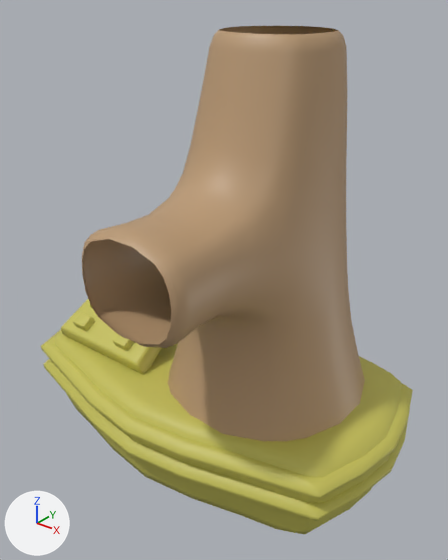
Before and after pictures for a commit that changed the FBX model Assets/Meshes/Appliances/Appliances_Slicer.fbx.
The view is the same before and after, from a 50 mm camera at (1.265, -1.535, 1.597) aimed at (0.078, -0.051, 0.677). The lights are fixed; the arrows at lower left show +X, +Y and +Z. Both versions are drawn at full value of the shape key 'Right' of 'Base'; the numbers are the values there.

Names of what the first picture shows: 'Base', 'Glass', 'Left_Button', 'Right_Button'.
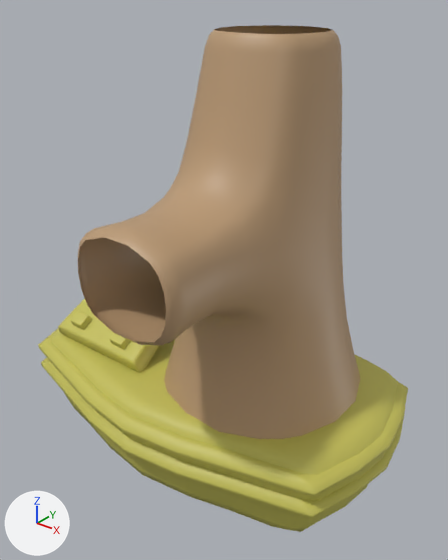
ob_slicer is not drawn itself; it is the parent of ob_fan_01, ob_bottomblade, ob_fan_02, ob_topblade, ob_glass, ob_right_button, ob_left_button, ob_base.

Patch to the scene script:
```diff
--- a/Assets/Meshes/Appliances/Appliances_Slicer.fbx.py
+++ b/Assets/Meshes/Appliances/Appliances_Slicer.fbx.py
@@ ob_glass @@
 ob_glass.parent = ob_slicer
-ob_glass.location = (23.36, 87.38, 15.77)
+ob_glass.location = (21.7, 87.38, 14.72)
@@ ob_right_button @@
 ob_right_button.parent = ob_slicer
-ob_right_button.location = (-23.02, 41.03, 25.45)
+ob_right_button.location = (-24.68, 41.03, 24.41)
@@ ob_left_button @@
 ob_left_button.parent = ob_slicer
-ob_left_button.location = (-45.3, 41.03, 25.45)
+ob_left_button.location = (-46.96, 41.03, 24.41)
@@ ob_slicer @@
 ob_slicer.parent = ob_gameassets
-ob_slicer.location = (0.0, 0.0, -1.047)
+ob_slicer.location = (0.0, 0.0, 0.0)
@@ ob_base @@
 ob_base.parent = ob_slicer
-ob_base.location = (0.145, 57.97, 1.216)
+ob_base.location = (-1.517, 57.97, 0.168)
```

Location of each change, [x1, y1, x2, y2] in pixels of the pictures (448 x 560 px):
'Glass', moved: before [82, 26, 365, 442]; after [78, 25, 361, 439]
'Base', moved: before [41, 299, 413, 534]; after [38, 298, 408, 532]
'Left_Button', moved: before [73, 312, 95, 331]; after [70, 311, 92, 330]
'Right_Button', moved: before [112, 334, 134, 351]; after [109, 333, 131, 349]
